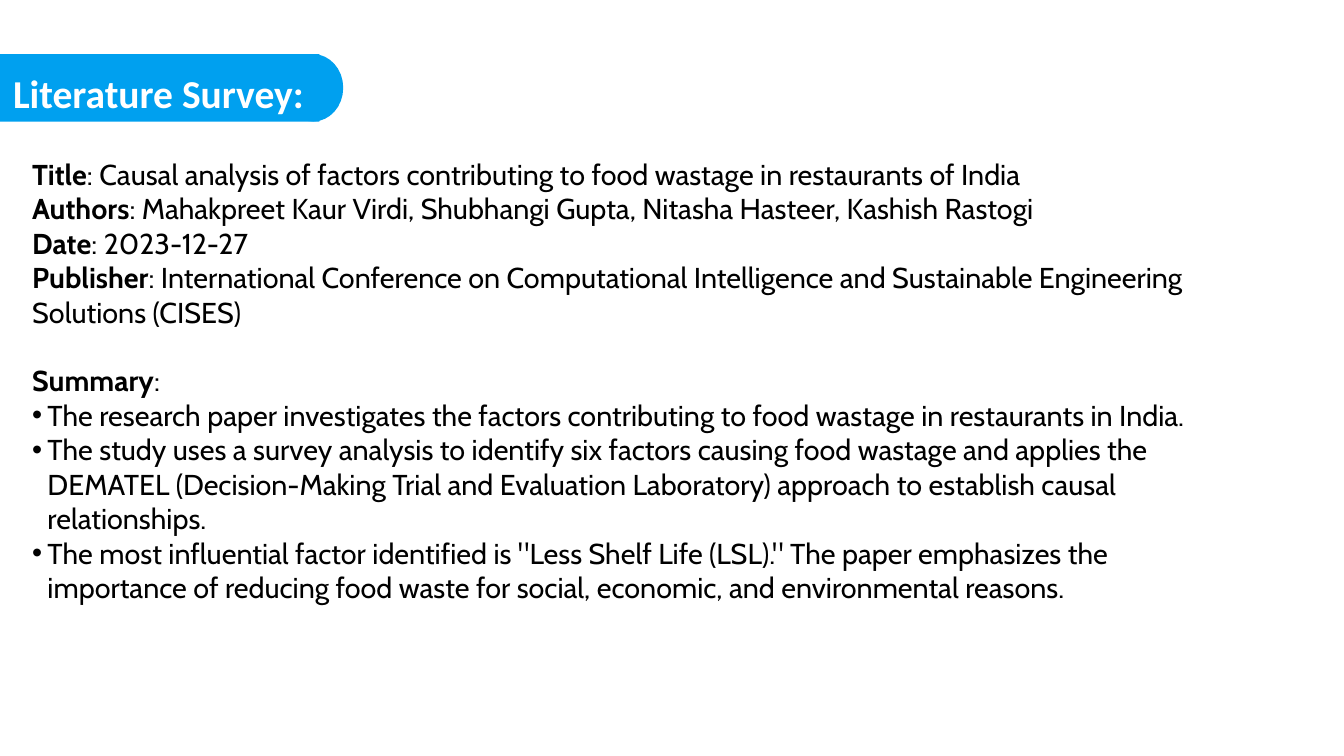
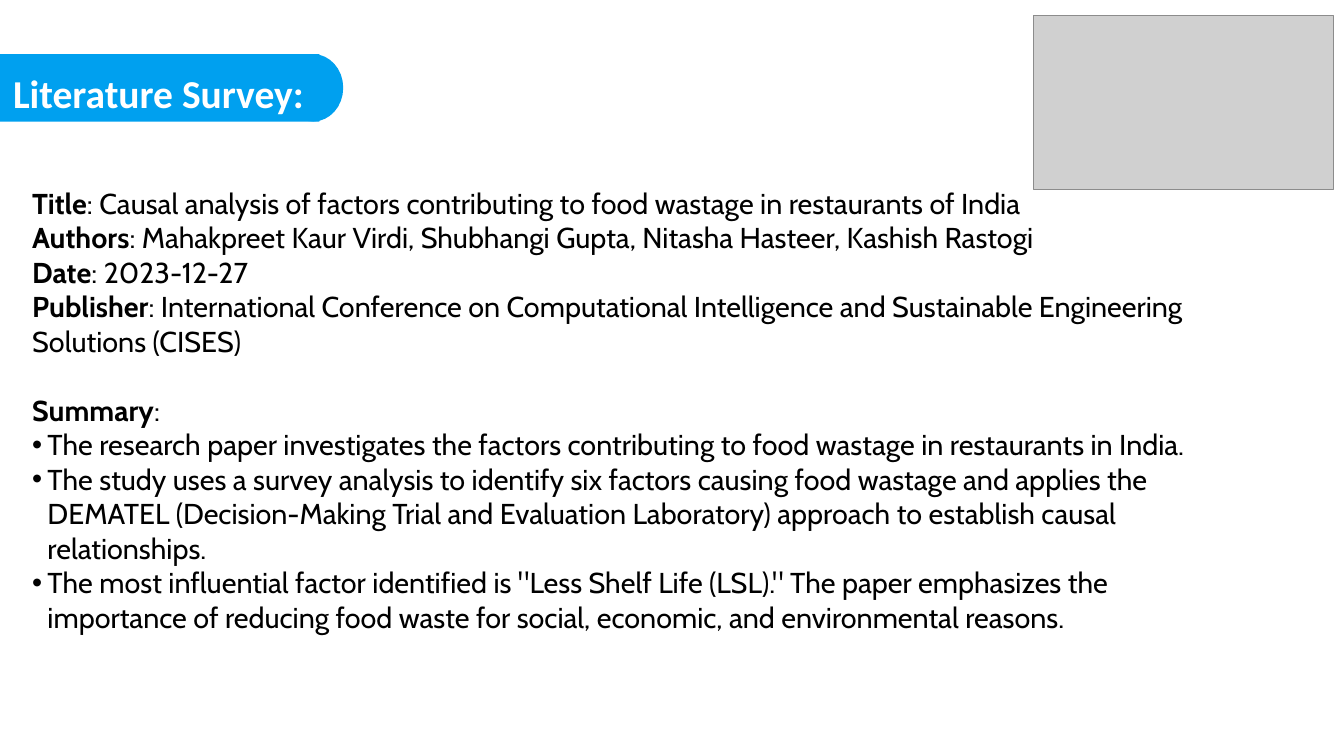
Before and after one commit to nisarggandhi21/Taste-of-Home, a slide deck: slide 11 of Taste-of-Home.pptx. Drawn at 1344x756 pixels with LibreOffice and Linux fonts; fonts in the diff are those of the drawing; grey boxes stand for pictures; background and template pictures are left out. Boxes give left, top, right and bottom in pixels: in the first picture for what was removed or moved away, otherwise in the second. Text is boxed around its words. In the diff, an @@ line names an element or a change of style, - is before the commit and + after.

```diff
--- a/Taste-of-Home.pptx
+++ b/Taste-of-Home.pptx
@@ picture added at bbox=[1034, 16, 1333, 189] @@
@@ text "Title: Causal analysis of factors ...": place and size @@
-text "Title: Causal analysis of factors ..." at bbox=[32, 163, 1184, 605]
+text "Title: Causal analysis of factors ..." at bbox=[32, 192, 1184, 635]
```
Also in this commit, not shown: 28 other slides changed, 12 slides added, 1 slide removed, 7 other files.
